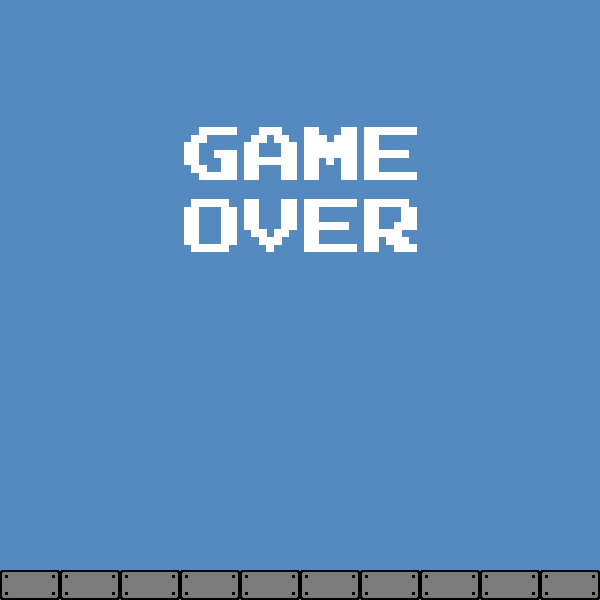
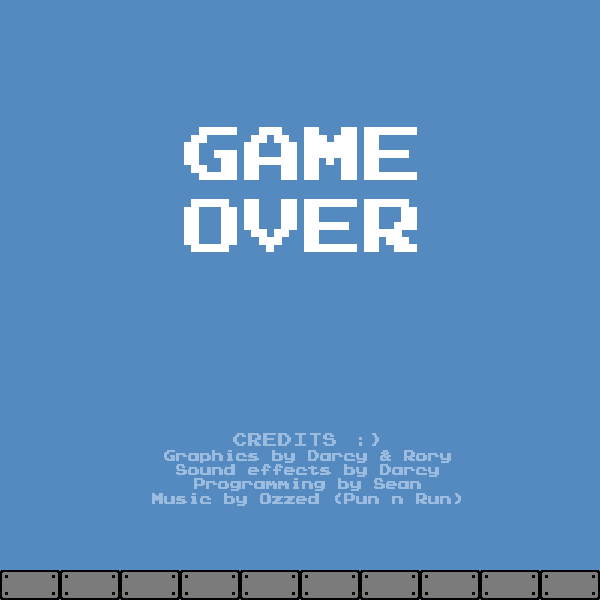
Layered file, before and after one edit (600px x 600px). Changes by layer:
added layer "CREDITS :) Graphics by Darcy & Rory Sound effects by Darcy Prog" above "GAME OVER" over [152, 433, 461, 506]
